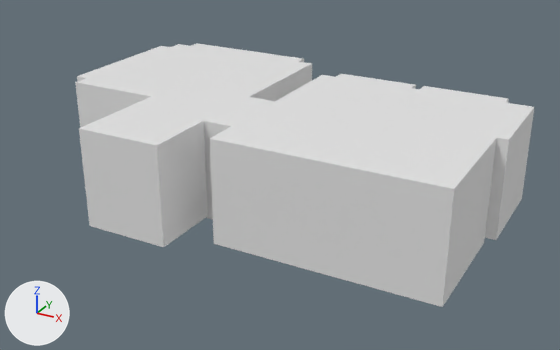
Renders of the FBX model Collab-Project/Assets/Models/Art-Room-Exported.fbx from each side of a commit.
Both versions are drawn from a 50 mm camera at (12.1, -14.93, 9.46) aimed at (2.56, 2.42, 0.78). Every picture has the same lights, and +X, +Y and +Z are marked at lower left. Vertices at the same position are counted once.

Names of what the first picture shows: 'Roof', 'Walls'.
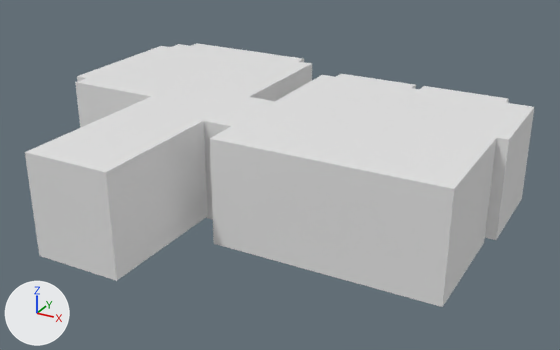
Pixel boxes [x1, y1, x2, y2] of what changed, in the pictures (560 x 350 px; the box of a moved part takes in the faces that stretch with it):
'Walls', reshaped (11% wider): before [75, 43, 534, 307]; after [25, 43, 534, 307]
'Roof', reshaped (11% wider): before [83, 45, 527, 185]; after [35, 45, 527, 185]
part 1 of me_cube_004, moved or reshaped: before [79, 96, 208, 247]; after [25, 96, 208, 281]
part 2 of me_cube_005, moved or reshaped: before [88, 106, 201, 142]; after [35, 106, 201, 169]

The change in detail:
me_cube_005 has 180 vertices, 175 faces and spans x -5.15..7.55, y -5.5..2.9, z -0.15..0.0.
me_cube_005 is used by ob_roof; location (0.75, 4.5, 2.63).
Before the commit, vertices of me_cube_005: 2 (0.25, -5.5, 0.0) at pixel (155, 142), 3 (0.25, -5.5, -0.15), 6 (-1.75, -5.5, 0.0) at pixel (91, 128), 7 (-1.75, -5.5, -0.15), 33 (-1.9, -5.5, -0.15).
Before the commit, vertices of me_cube_005: 34 (-1.9, -5.5, 0.0) at pixel (87, 127), 61 (-0.25, -5.5, 0.0) at pixel (139, 138), 62 (-0.25, -5.5, -0.15).
Part 2, on me_cube_005:
Vertices 2, 3, 6, 7, 33, 34, 61, 62 of me_cube_005 move by (0.0, -1.84, 0.0).
me_cube_004 has 566 vertices, 572 faces and spans x -4.55..8.45, y -1.15..7.55, z -0.3..2.63.
me_cube_004 is used by ob_walls; location (0.0, 0.0, 0.0).
me_cube_004 part 1: all 33 vertices in x -1.3..1.15, y -1.15..-1.0, z -0.15..2.63 are moved by (0.0, -1.84, 0.0).
